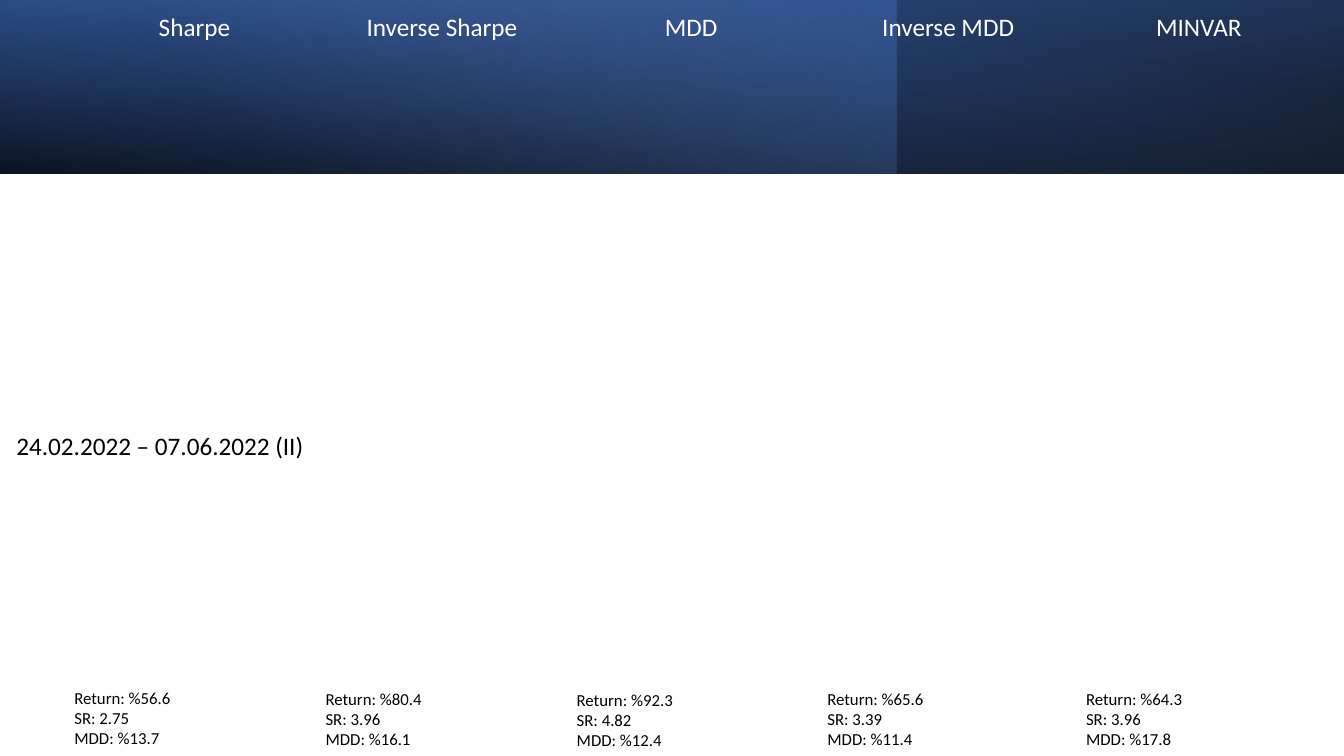
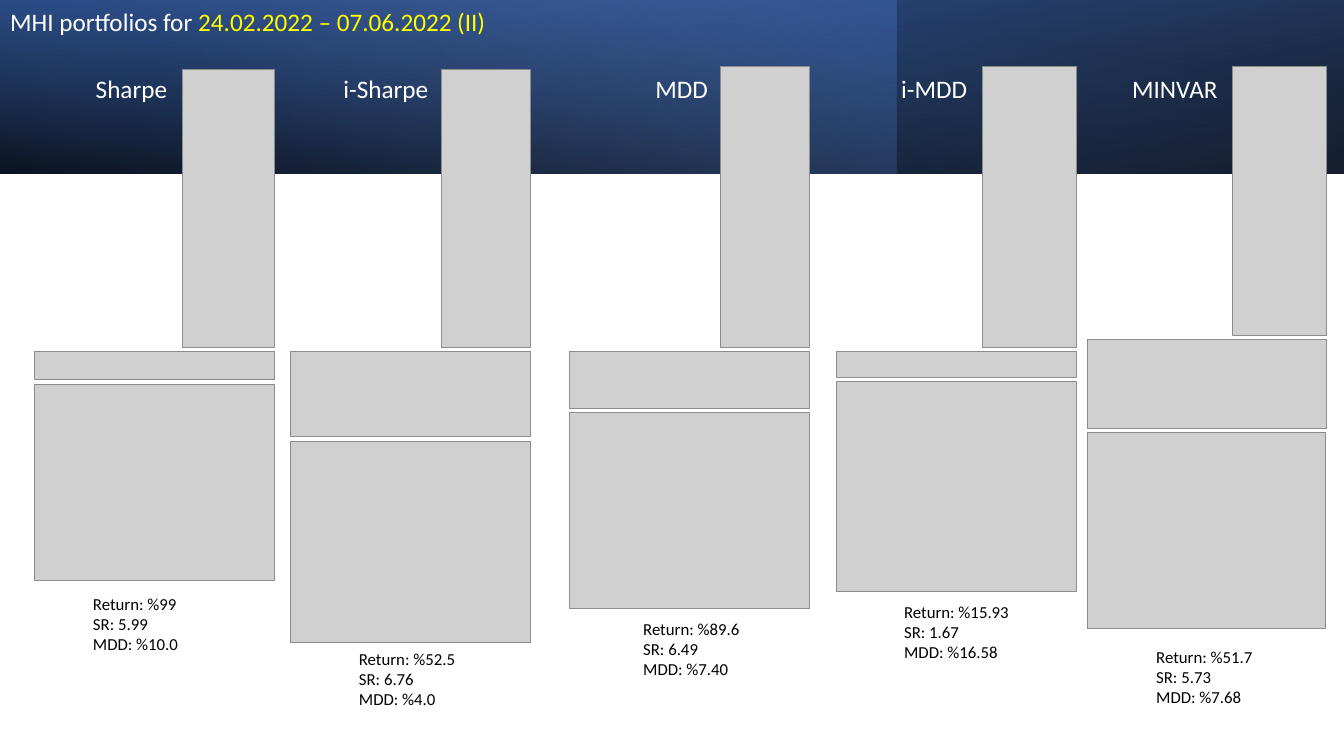
Before and after one commit to MarkovMarkowitz/MarkovMarkowitz, a slide deck: slide 5 of INVESTOR PRESENTATIONS/Investor Presentation v1.pptx. Drawn at 1344x756 pixels with LibreOffice and Linux fonts; fonts in the diff are those of the drawing; grey boxes stand for pictures. Boxes give left, top, right and bottom in pixels: in the first picture for what was removed or moved away, otherwise in the second. Text is boxed around its words. In the diff, an @@ line names an element or a change of style, - is before the commit and + after.

```diff
--- a/INVESTOR PRESENTATIONS/Investor Presentation v1.pptx
+++ b/INVESTOR PRESENTATIONS/Investor Presentation v1.pptx
@@ text at (x1=10, y1=12, x2=485, y2=35): text changed; text colour #000000 to #FFFF00 @@
-24.02.2022 – 07.06.2022 (II)
+MHI portfolios for 24.02.2022 – 07.06.2022 (II)
@@ text at (x1=96, y1=80, x2=1217, y2=102): text changed @@
-Sharpe Inverse Sharpe MDD Inverse MDD MINVAR
+Sharpe i-Sharpe MDD i-MDD MINVAR
@@ picture added at (x1=182, y1=70, x2=274, y2=348) @@
@@ picture added at (x1=442, y1=70, x2=530, y2=348) @@
@@ picture added at (x1=720, y1=67, x2=809, y2=349) @@
@@ picture added at (x1=983, y1=67, x2=1077, y2=348) @@
@@ picture added at (x1=1233, y1=67, x2=1327, y2=336) @@
@@ picture added at (x1=35, y1=352, x2=275, y2=380) @@
@@ picture added at (x1=290, y1=352, x2=530, y2=437) @@
@@ picture added at (x1=570, y1=352, x2=810, y2=408) @@
@@ picture added at (x1=837, y1=352, x2=1077, y2=378) @@
@@ picture added at (x1=1088, y1=340, x2=1328, y2=429) @@
@@ picture added at (x1=35, y1=385, x2=275, y2=581) @@
@@ picture added at (x1=837, y1=382, x2=1077, y2=592) @@
@@ picture added at (x1=570, y1=413, x2=810, y2=609) @@
@@ picture added at (x1=290, y1=442, x2=530, y2=643) @@
@@ picture added at (x1=1088, y1=433, x2=1326, y2=629) @@
@@ text at (x1=93, y1=598, x2=178, y2=650): text changed @@
-Return: %56.6
-SR: 2.75
-MDD: %13.7
+Return: %99
+SR: 5.99
+MDD: %10.0
@@ text at (x1=643, y1=623, x2=740, y2=675): text changed @@
-Return: %92.3
-SR: 4.82
-MDD: %12.4
+Return: %89.6
+SR: 6.49
+MDD: %7.40
@@ text at (x1=904, y1=606, x2=1008, y2=658): text changed @@
-Return: %65.6
-SR: 3.39
-MDD: %11.4
+Return: %15.93
+SR: 1.67
+MDD: %16.58
@@ text at (x1=359, y1=653, x2=455, y2=705): text changed @@
-Return: %80.4
-SR: 3.96
-MDD: %16.1
+Return: %52.5
+SR: 6.76
+MDD: %4.0
@@ text at (x1=1156, y1=651, x2=1253, y2=703): text changed @@
-Return: %64.3
-SR: 3.96
-MDD: %17.8
+Return: %51.7
+SR: 5.73
+MDD: %7.68
```
Also in this commit, not shown: 4 other slides changed, 2 other files.
